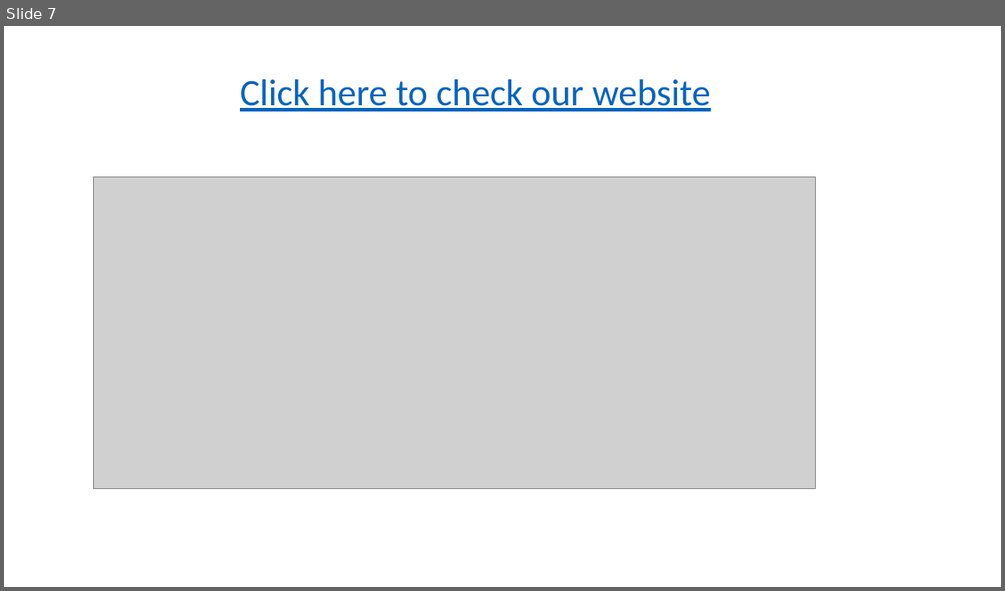
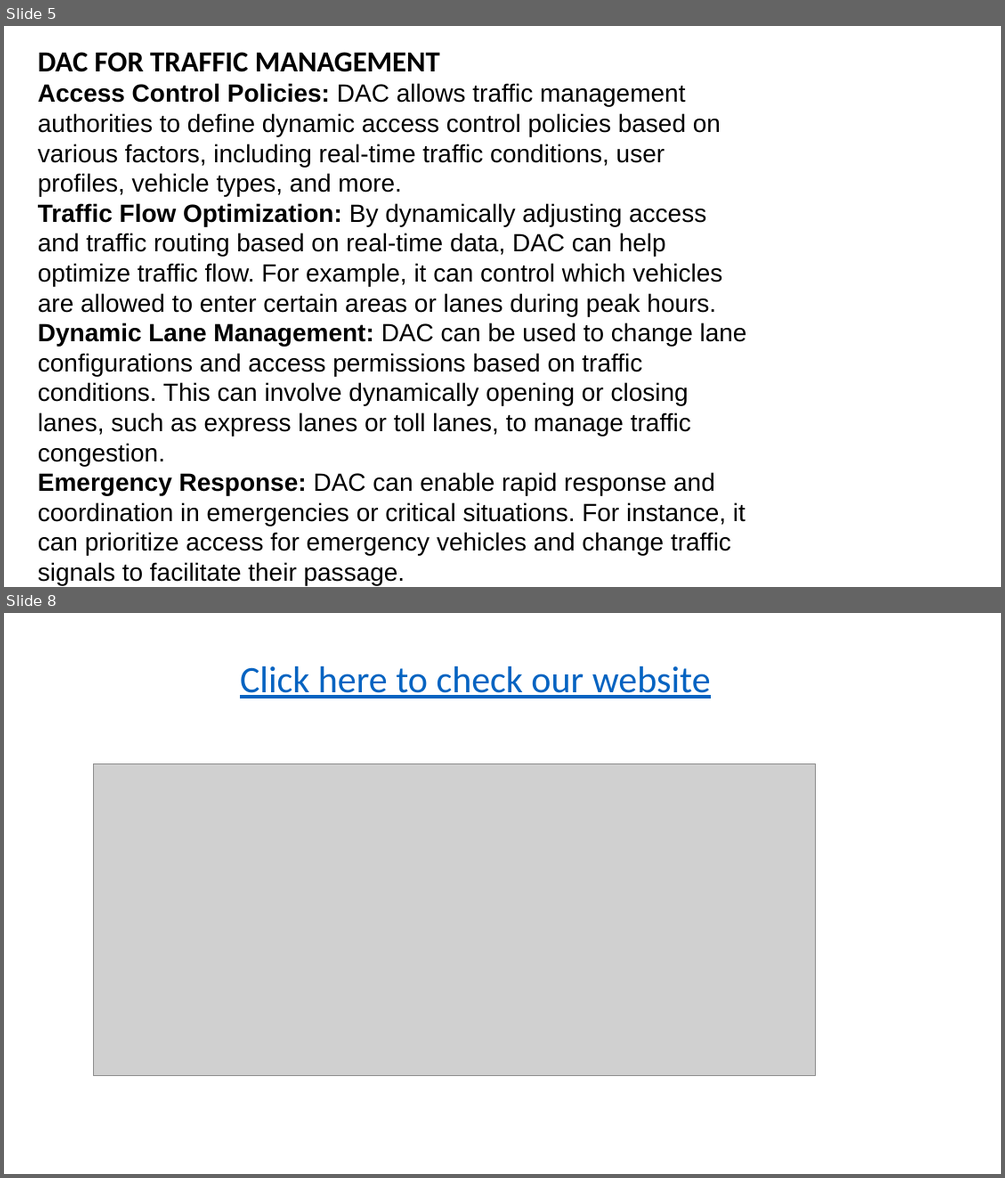
Before and after one commit to Mahesh-D2004/Traffic-management, a slide deck: Traffic management phase 4.pptx. Shown one above the other, each under a label of ours: slide 7 before the commit, slides 5 and 8 after it; the slides between them are not shown. The pictures are 1005x591 and 1005x1178 pixels, drawn with LibreOffice and Linux fonts; fonts in the diff are those of the drawing; grey boxes stand for pictures. Boxes give left, top, right and bottom in pixels: in the first picture for what was removed or moved away, otherwise in the second. Text is boxed around its words. In the diff, an @@ line names an element or a change of style, - is before the commit and + after.

```diff
--- a/Traffic management phase 4.pptx
+++ b/Traffic management phase 4.pptx
@@ slide 5 added at (4,26,1001,587), background #FFFFFF @@
@@ text added at (38,52,747,585), 24 pt, text #000000 @@
+DAC FOR TRAFFIC MANAGEMENT
+Access Control Policies: DAC allows traffic management authorities to define dynamic access control policies based on various factors, including real-time traffic conditions, user profiles, vehicle types, and more.
+Traffic Flow Optimization: By dynamically adjusting access and traffic routing based on real-time data, DAC can help optimize traffic flow. For example, it can control which vehicles are allowed to enter certain areas or lanes during peak hours.
+Dynamic Lane Management: DAC can be used to change lane configurations and access permissions based on traffic conditions. This can involve dynamically opening or closing lanes, such as express lanes or toll lanes, to manage traffic congestion.
+Emergency Response: DAC can enable rapid response and coordination in emergencies or critical situations. For instance, it can prioritize access for emergency vehicles and change traffic signals to facilitate their passage.
@@ what was slide 7 is now slide 8 @@
```
Also in this commit, not shown: 1 slide changed, 4 other slides added, 4 slides removed.
